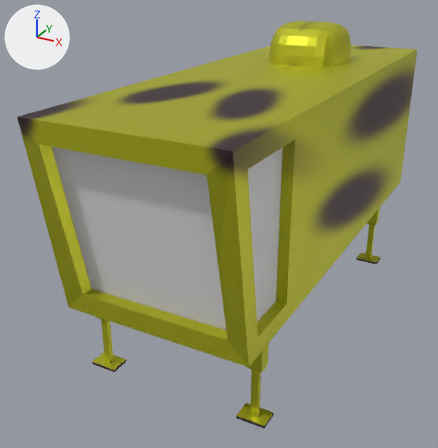
What one commit did to the Blender file FlyingBrick.blend.
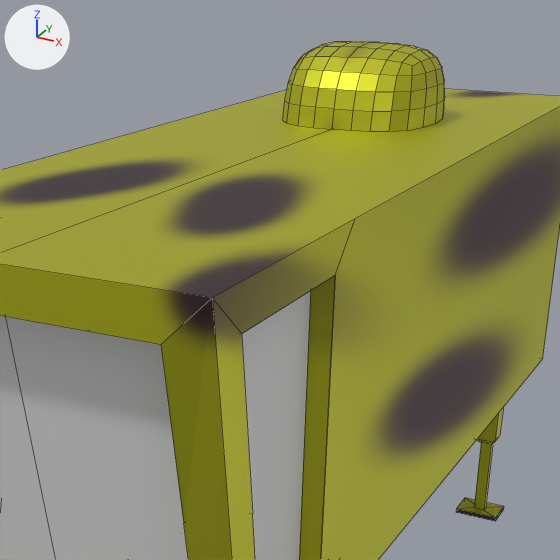
Each version is shown whole from a 50 mm camera at (4.25, -9.78, 3.3) aimed at (-0.6, -0.97, -1.11), then close up on the part from 29% to 93% of the width and 0% to 63% of the height. The lights are fixed; the arrows at upper left show +X, +Y and +Z. The close-ups show mesh edges as thin lines.

Objects in the first close-up: 'Fuselage', 'Fuselage.001', 'Rear left leg'.
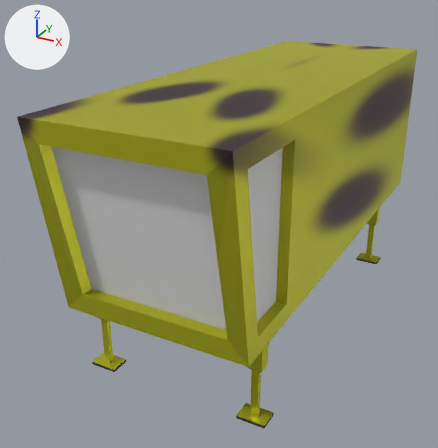
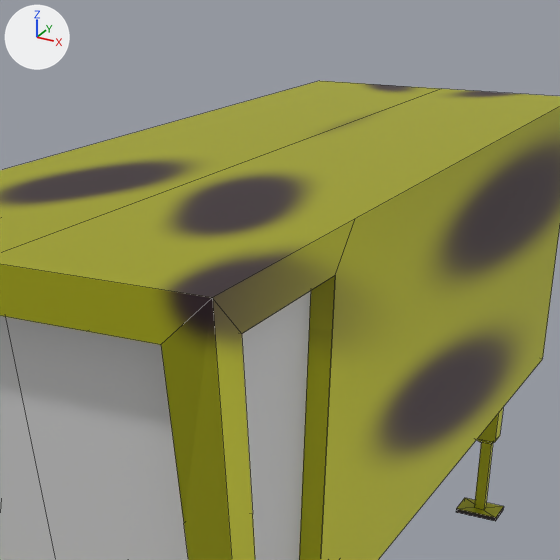
Changed parts and their boxes [x1, y1, x2, y2] in the close-ups (560 x 560 px):
'Fuselage.001', hidden (yellow): before [283, 42, 445, 132]

What changed in the scene script:
```text
Change ob_fuselage_001:
    add ob_fuselage_001.hide_set(True)
```
